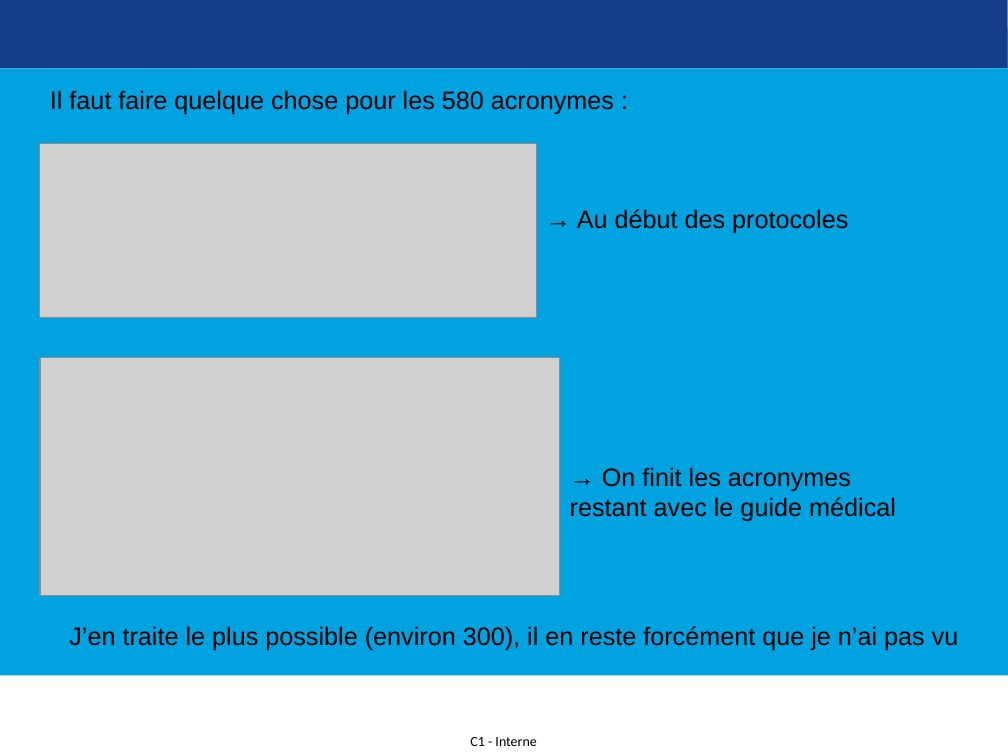
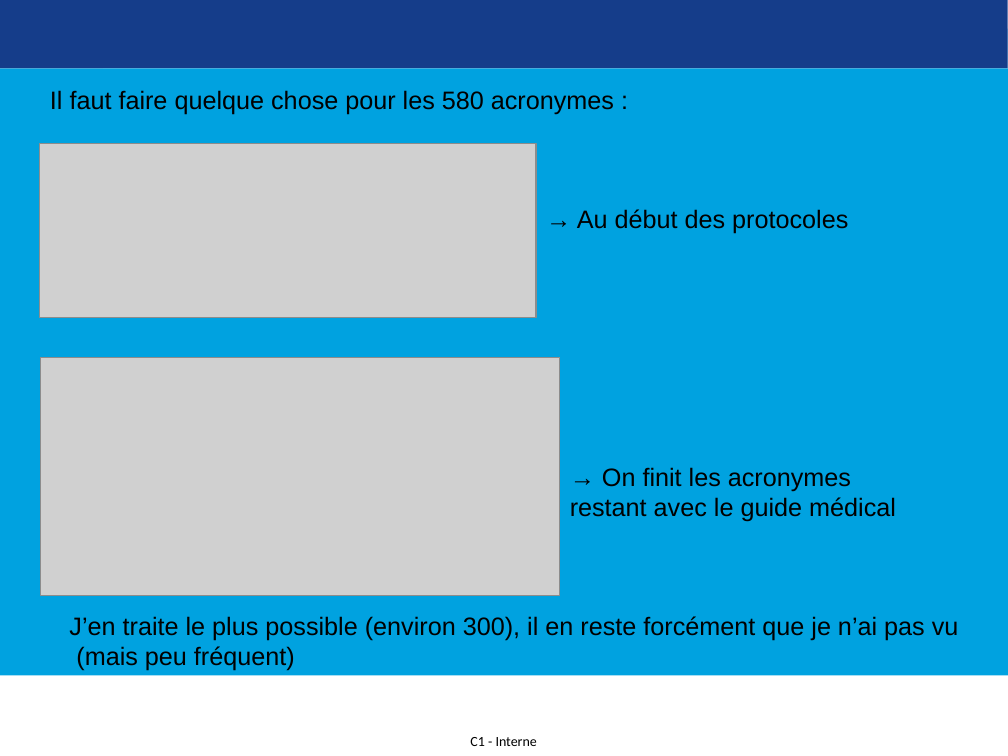
Before and after one commit to LorisDematini/rct_rag, a slide deck: slide 16 of presentationVendredi.pptx. Drawn at 1008x756 pixels with LibreOffice and Linux fonts; fonts in the diff are those of the drawing; grey boxes stand for pictures; background and template pictures are left out. Boxes give left, top, right and bottom in pixels: in the first picture for what was removed or moved away, otherwise in the second. Text is boxed around its words. In the diff, an @@ line names an element or a change of style, - is before the commit and + after.

```diff
--- a/presentationVendredi.pptx
+++ b/presentationVendredi.pptx
@@ text at bbox=[69, 616, 959, 671]: text changed @@
-J’en traite le plus possible (environ 300), il en reste forcément que je n’ai pas vu
+J’en traite le plus possible (environ 300), il en reste forcément que je n’ai pas vu (mais peu fréquent)
```
Also in this commit, not shown: 2 other slides changed, 2 slides added, 1 slide removed, 22 other files.
